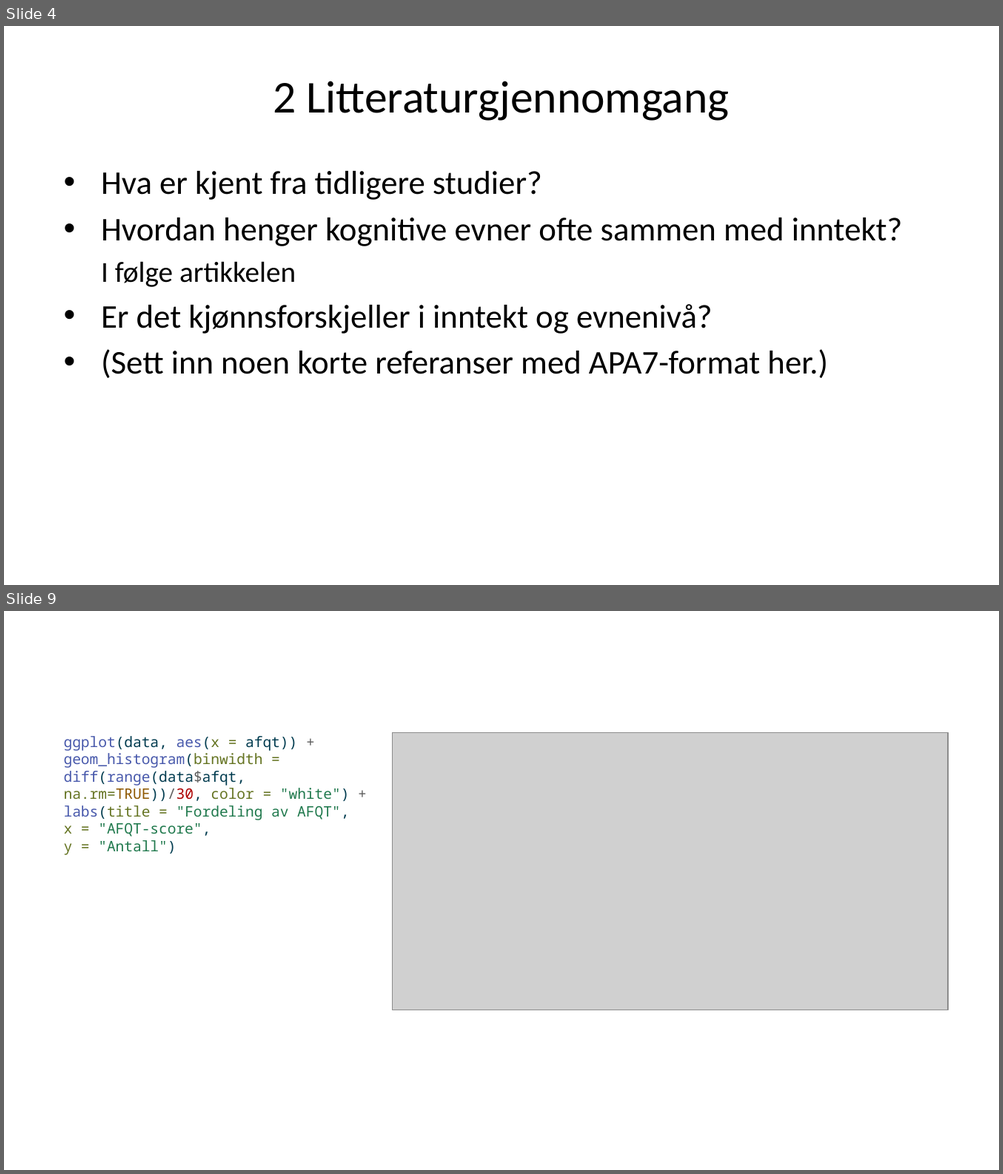
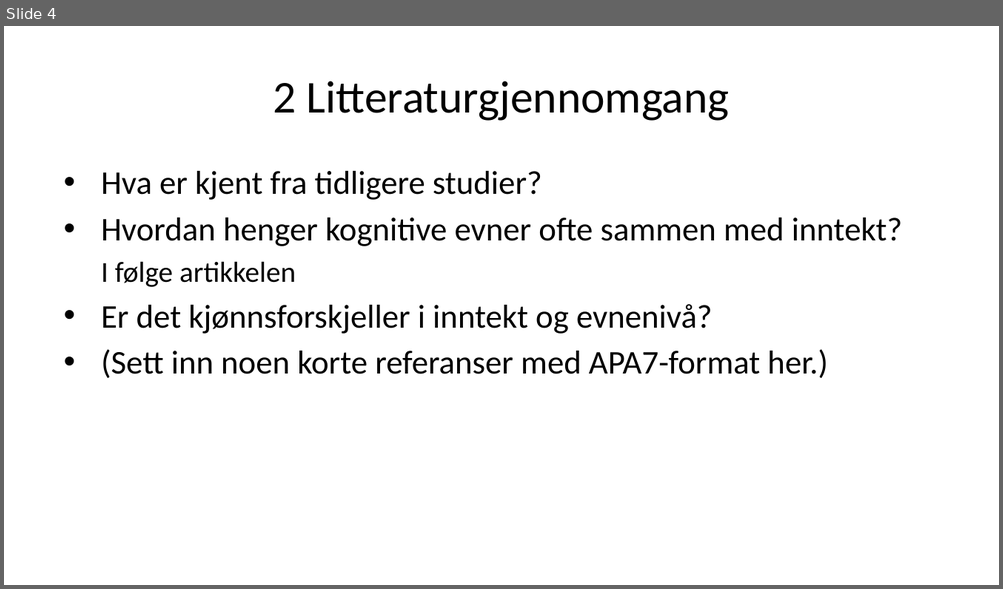
Before and after one commit to H-Vika/MSB105-Assign-2, a slide deck: MSB105 assign 2 presentasjon.pptx. Shown one above the other, each under a label of ours: slides 4 and 9 before the commit, slide 4 after it; the slides between them are not shown. The pictures are 1003x1174 and 1003x589 pixels, drawn with LibreOffice and Linux fonts; fonts in the diff are those of the drawing; grey boxes stand for pictures. Boxes give left, top, right and bottom in pixels: in the first picture for what was removed or moved away, otherwise in the second. Text is boxed around its words. In the diff, an @@ line names an element or a change of style, - is before the commit and + after.

```diff
--- a/MSB105 assign 2 presentasjon.pptx
+++ b/MSB105 assign 2 presentasjon.pptx
@@ slide 9 removed at (4, 611, 999, 1170), background #FFFFFF @@
@@ text removed at (64, 736, 350, 855) @@
-ggplot(data, aes(x = afqt)) +
-geom_histogram(binwidth = diff(range(data$afqt, na.rm=TRUE))/30, color = "white") +
-labs(title = "Fordeling av AFQT",
-x = "AFQT-score",
-y = "Antall")
@@ picture removed at (392, 732, 947, 1010) @@
```
Also in this commit, not shown: 4 slides changed, 15 slides added, 13 other slides removed, 2 other files.
